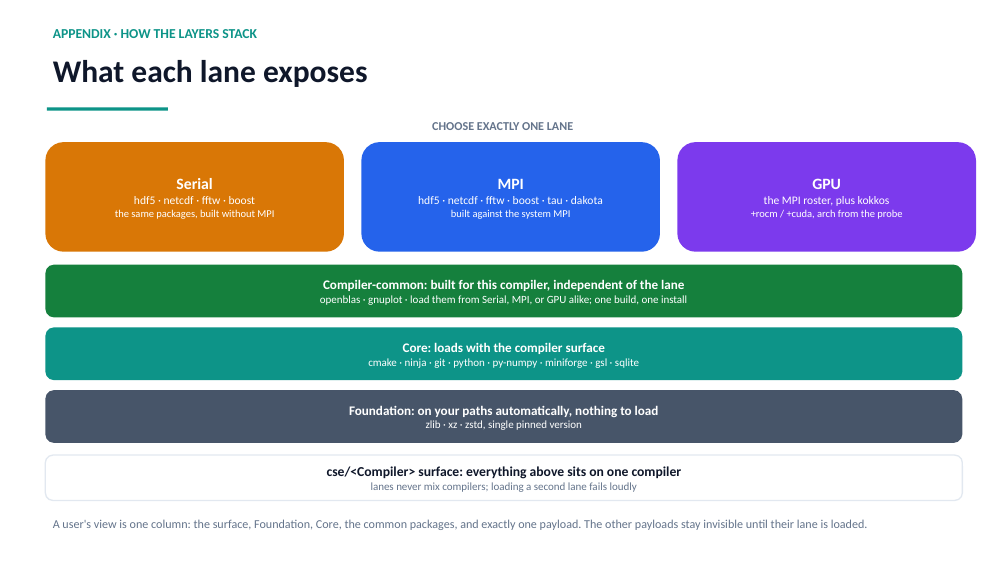
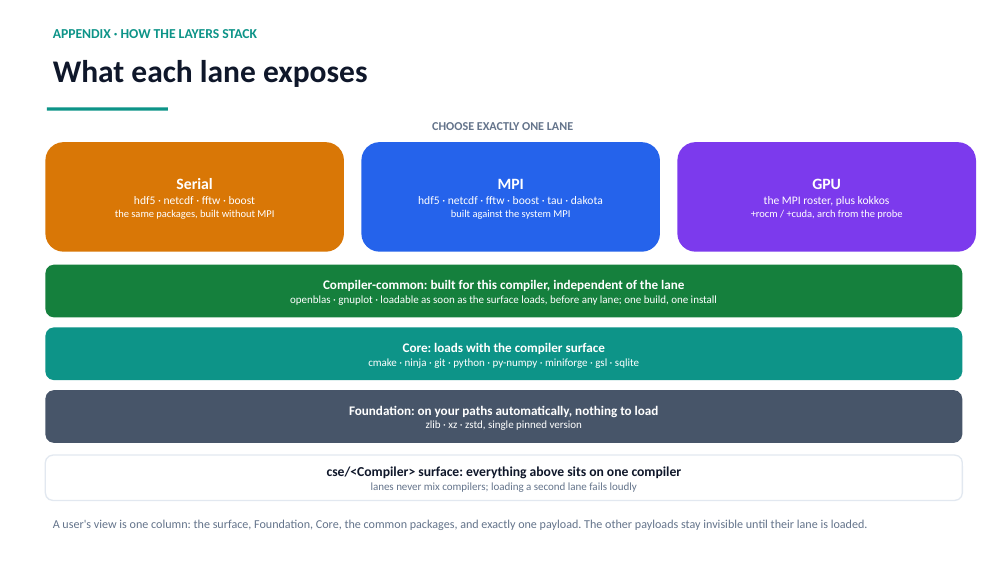
Before and after one commit to ray12514/stack-planning, a slide deck: slide 11 of presentations/cse_lanes_model.pptx. Drawn at 1008x567 pixels with LibreOffice and Linux fonts; fonts in the diff are those of the drawing. Boxes give left, top, right and bottom in pixels: in the first picture for what was removed or moved away, otherwise in the second. Text is boxed around its words. In the diff, an @@ line names an element or a change of style, - is before the commit and + after.

```diff
--- a/presentations/cse_lanes_model.pptx
+++ b/presentations/cse_lanes_model.pptx
@@ text in rounded rectangle at bbox=[290, 295, 717, 305]: text changed @@
-openblas · gnuplot · load them from Serial, MPI, or GPU alike; one build, one install
+openblas · gnuplot · loadable as soon as the surface loads, before any lane; one build, one install
```
Also in this commit, not shown: 4 other slides changed, 5 other files.
